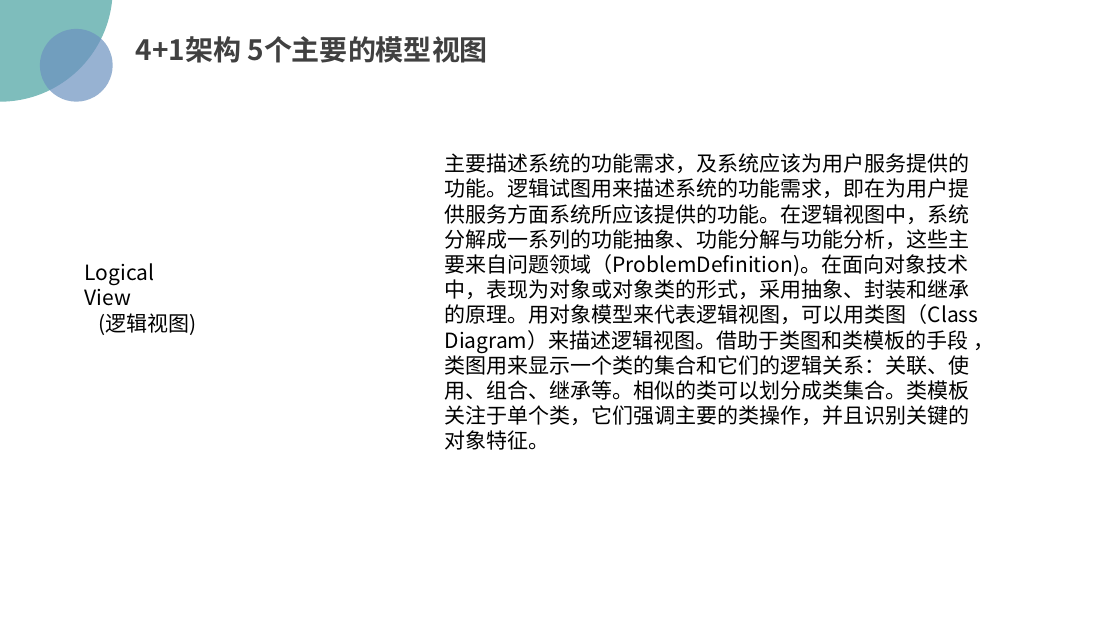
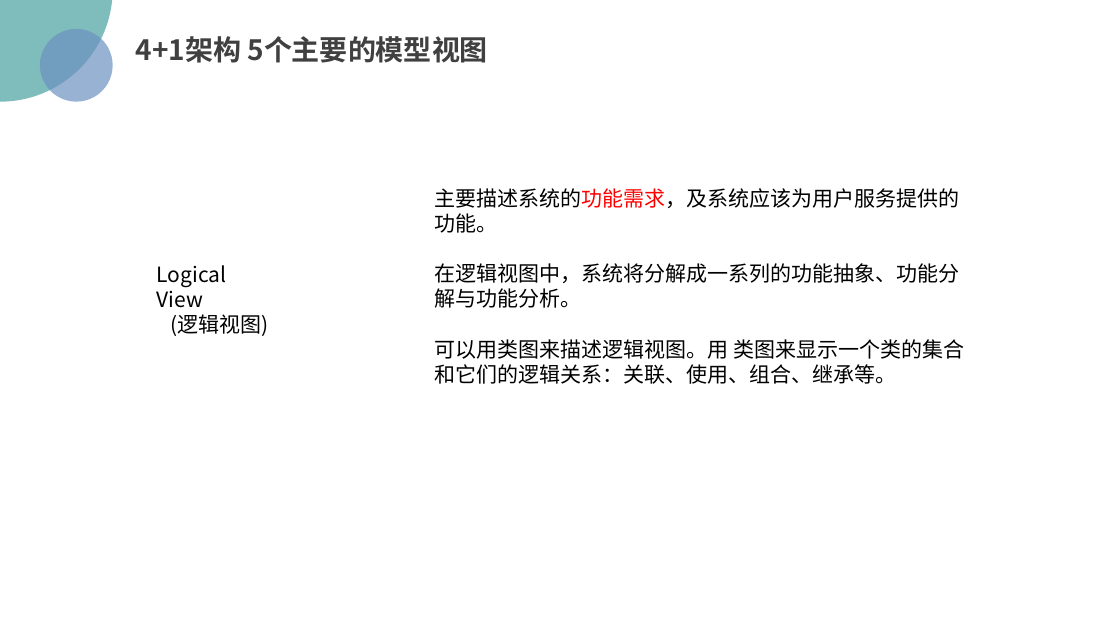
Before and after one commit to PRD2018/PRD2018-G15, a slide deck: slide 18 of 受控文档/02-其他任务/[PRD-15]UML概述.pptx. Drawn at 1120x630 pixels with LibreOffice and Linux fonts; fonts in the diff are those of the drawing; background and template pictures are left out. Boxes give left, top, right and bottom in pixels: in the first picture for what was removed or moved away, otherwise in the second. Text is boxed around its words. In the diff, an @@ line names an element or a change of style, - is before the commit and + after.

```diff
--- a/受控文档/02-其他任务/[PRD-15]UML概述.pptx
+++ b/受控文档/02-其他任务/[PRD-15]UML概述.pptx
@@ text at (x1=435, y1=188, x2=964, y2=384): text changed @@
-主要描述系统的功能需求，及系统应该为用户服务提供的功能。逻辑试图用来描述系统的功能需求，即在为用户提供服务方面系统所应该提供的功能。在逻辑视图中，系统分解成一系列的功能抽象、功能分解与功能分析，这些主要来自问题领域（ProblemDefinition)。在面向对象技术中，表现为对象或对象类的形式，采用抽象、封装和继承的原理。用对象模型来代表逻辑视图，可以用类图（Class Diagram）来描述逻辑视图。借助于类图和类模板的手段 ，类图用来显示一个类的集合和它们的逻辑关系：关联、使用、组合、继承等。相似的类可以划分成类集合。类模板关注于单个类，它们强调主要的类操作，并且识别关键的对象特征。
+主要描述系统的功能需求，及系统应该为用户服务提供的功能。
+在逻辑视图中，系统将分解成一系列的功能抽象、功能分解与功能分析。
+可以用类图来描述逻辑视图。用 类图来显示一个类的集合和它们的逻辑关系：关联、使用、组合、继承等。
@@ text "Logical View" moved from (x1=85, y1=263, x2=197, y2=335) to (x1=157, y1=265, x2=269, y2=336) @@
```
Also in this commit, not shown: 20 other slides changed, 1 slide added, 1 slide removed, 2 other files.
